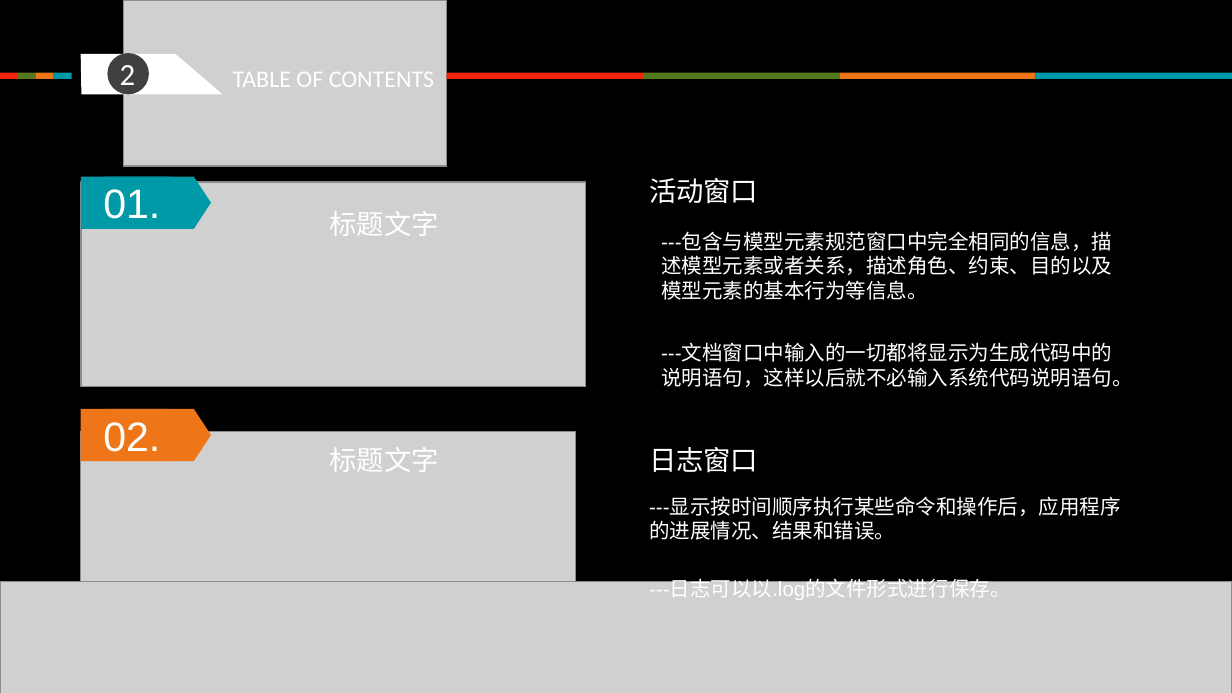
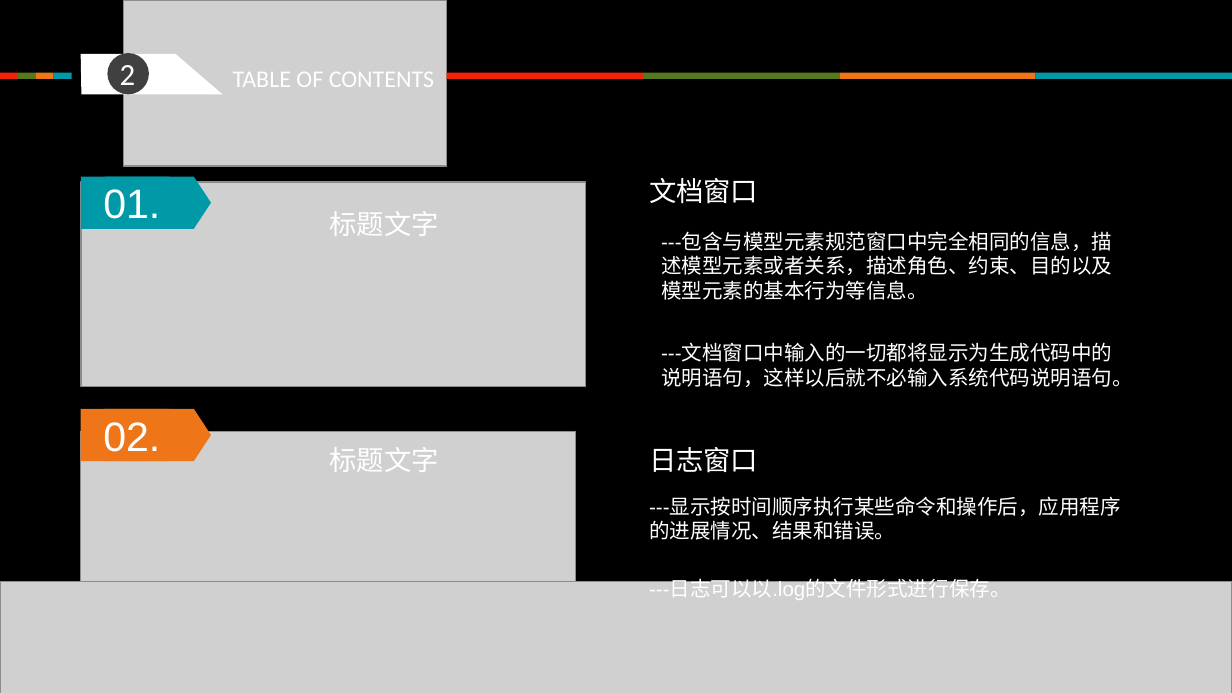
Before and after one commit to moritashin/PRD2017-09, a slide deck: slide 12 of 个人工作空间/靳泽旭/Rational Rose PPT.pptx. Drawn at 1232x693 pixels with LibreOffice and Linux fonts; fonts in the diff are those of the drawing; grey boxes stand for pictures. Boxes give left, top, right and bottom in pixels: in the first picture for what was removed or moved away, otherwise in the second. Text is boxed around its words. In the diff, an @@ line names an element or a change of style, - is before the commit and + after.

Commit message:
【靳泽旭】ROSEppt修改

```diff
--- a/个人工作空间/靳泽旭/Rational Rose PPT.pptx
+++ b/个人工作空间/靳泽旭/Rational Rose PPT.pptx
@@ text at (649,178,758,204): text changed @@
-活动窗口
+文档窗口
```
